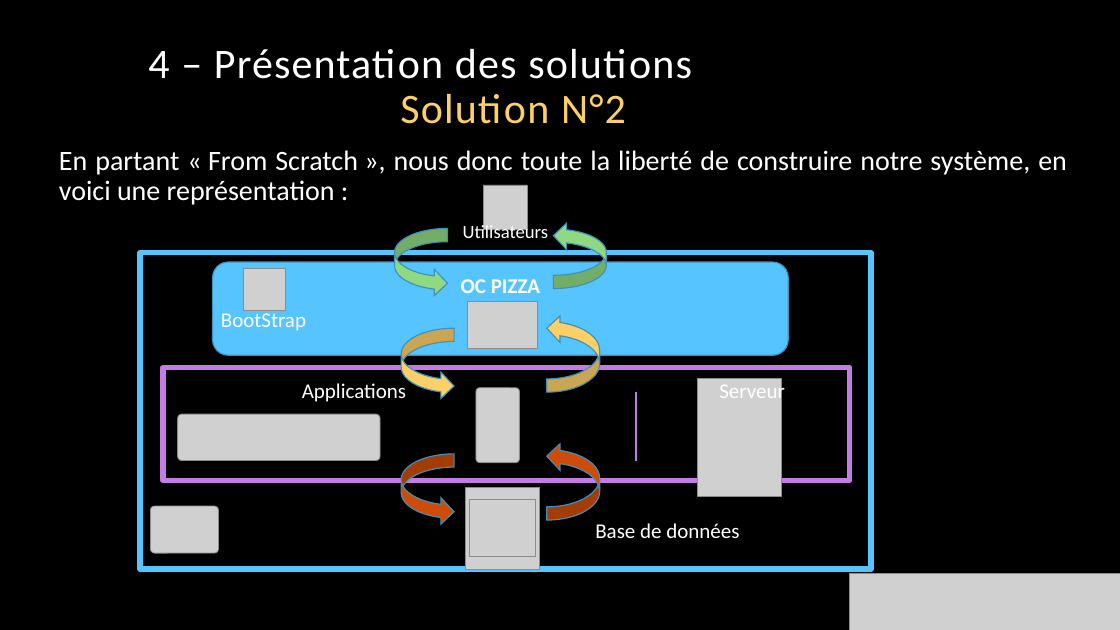
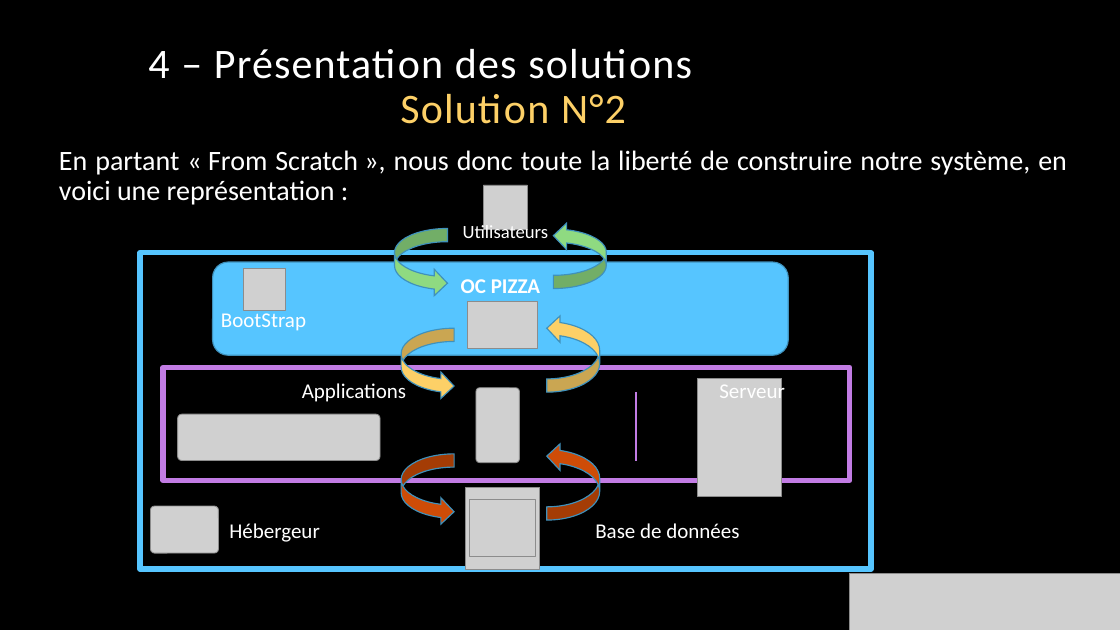
Before and after one commit to SebFlatBeat/P4_OC_Pizza, a slide deck: slide 7 of Presentation OC PIzza.pptx. Drawn at 1120x630 pixels with LibreOffice and Linux fonts; fonts in the diff are those of the drawing; grey boxes stand for pictures; background and template pictures are left out. Boxes give left, top, right and bottom in pixels: in the first picture for what was removed or moved away, otherwise in the second. Text is boxed around its words. In the diff, an @@ line names an element or a change of style, - is before the commit and + after.

```diff
--- a/Presentation OC PIzza.pptx
+++ b/Presentation OC PIzza.pptx
@@ text added at (229, 523, 319, 542), 18 pt, text #FFFFFF @@
+Hébergeur
```
Also in this commit, not shown: 1 other slide changed.
